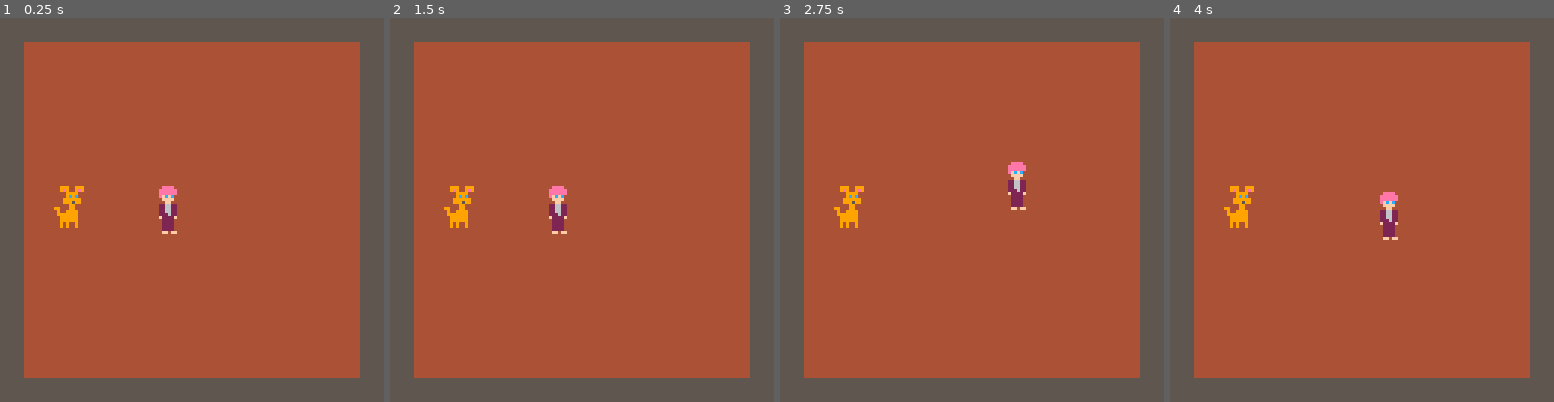
Above: before the commit, frames 1-4 (left to right).
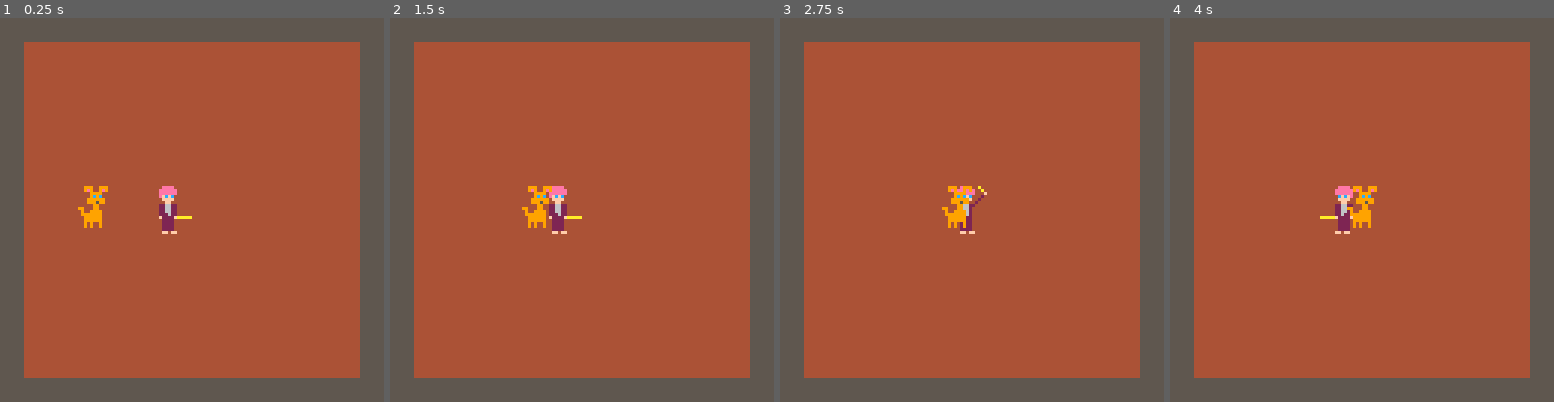
Above: after the commit, the same moments.

Repository: kuhnevan/ims-445-final-project
Game: PICO-8 cartridge final/finalproject.p8
Two runs of this game, one before a commit and one after it. Both use one fixed random seed, a clock stepped at 60 frames per second and the inputs below.
Inputs:
- Up to frame 1 (0.25 s): no input
- Up to frame 2 (1.5 s): tap O (Z key) at 0.7 s
- Up to frame 3 (2.75 s): hold Right 1.6-2.1 s; tap O (Z key) at 1.7, 2.1, 2.5 s; hold Up 2.15-2.42 s; hold Right from 2.47 s (still down)
- Up to frame 4 (4 s): tap O (Z key) at 2.9, 3.3, 3.7 s; release Right at 3.03 s; hold Left 3.08-3.58 s; hold Down 3.63-3.97 s

The runs differ from the first frame. In frame 1, 0.9% of the frame differs, in the area x 14-50%, y 43-55%; in frame 2, 0.9%; in frame 3, 1.6%; in frame 4, 1.8%, in the area x 14-60%, y 43-58%.

Commit message:
Abstracted move functions; Flipped sprites

Diff:
--- a/final/finalproject.p8
+++ b/final/finalproject.p8
@@ -17,10 +17,11 @@
     hasbat = false,
     damage = 0,
     health = 10,
-    sprindex = 9,
+    sprindex = 11,
     width = 2,
     height = 2,
-    speed = 1
+    speed = 1,
+    is_flipped = false
 }
 
 -- initializes the dog
@@ -31,8 +32,11 @@
     sprindex = 7,
     width = 2,
     height = 2,
-    speed = 0
+    speed = 1,
+    is_flipped = false
 }
+
+actors = {p1, dog}
 
 -- when the player has hit an enemy, this function subtracts from that character's health
 function dealdamage(dam)
@@ -47,100 +51,110 @@
     p1.sprindex = 43
     _draw()
     for i = 1, 10 do flip() end
-    p1.sprindex = 9
+    p1.sprindex = 11
     _draw()
 end
 
-function p1:moveleft()
- if p1:nothingleft() then
-  self.x = self.x - p1.speed
- end
-end
-
-function p1:moveright()
- if p1:nothingright() then
-  self.x = self.x + p1.speed
- end
-end
-
-function p1:moveup()
- if p1:nothingabove() then
-  self.y = self.y - p1.speed
- end
-end
-
-function p1:movedown()
- if p1:nothingbelow() then
-  self.y = self.y + p1.speed
- end
-end
-
-function p1:nothingleft()
- if self.x % 8 != 0 then
-  return true
- else
-  sprindexheadlevel = mget((self.x / 8) - 1, self.y / 8)
+function moveleft(actor)
+ if nothingleft(actor) then
+  actor.x = actor.x - actor.speed
+ end
+ actor.is_flipped = true
+end
+
+function moveright(actor)
+ if nothingright(actor) then
+  actor.x = actor.x + actor.speed
+ end
+ actor.is_flipped = false
+end
+
+function moveup(actor)
+ if nothingabove(actor) then
+  actor.y = actor.y - actor.speed
+ end
+end
+
+function movedown(actor)
+ if nothingbelow(actor) then
+  actor.y = actor.y + p1.speed
+ end
+end
+
+function nothingleft(actor)
+ if actor.x % 8 != 0 then
+  return true
+ else
+  sprindexheadlevel = mget((actor.x / 8) - 1, actor.y / 8)
    oneortwoblocksbelow = 1
-  if self.y %8 != 0 then -- if the upperbody is not completely on one and onely one cell
+  if actor.y %8 != 0 then -- if the upperbody is not completely on one and onely one cell
    oneortwoblocksbelow = 2 -- go one cell lower to account for a partially filled cell
   end
-  sprindexfeetlevel = mget((self.x / 8) - 1, (self.y / 8) + oneortwoblocksbelow)
+  sprindexfeetlevel = mget((actor.x / 8) - 1, (actor.y / 8) + oneortwoblocksbelow)
   clearheadlevel = not fget(sprindexheadlevel, 0) -- head and feet occupy two different cells
   clearfeetlevel = not fget(sprindexfeetlevel, 0) -- check for both
   return clearheadlevel and clearfeetlevel
  end
 end
 
-function p1:nothingright()
- if self.x % 8 != 0 then
-  return true
- else
-  sprindexheadlevel = mget((self.x / 8) + 2, self.y / 8)
+function nothingright(actor)
+ if actor.x % 8 != 0 then
+  return true
+ else
+  sprindexheadlevel = mget((actor.x / 8) + 2, actor.y / 8)
   oneortwoblocksbelow = 1
-  if self.y %8 != 0 then -- if the upperbody is not completely on one and onely one cell
+  if actor.y %8 != 0 then -- if the upperbody is not completely on one and onely one cell
    oneortwoblocksbelow = 2 -- go one cell lower to account for a partially filled cell
   end
-  sprindexfeetlevel = mget((self.x / 8) + 1, (self.y / 8) + oneortwoblocksbelow)
+  sprindexfeetlevel = mget((actor.x / 8) + 1, (actor.y / 8) + oneortwoblocksbelow)
   clearheadlevel = not fget(sprindexheadlevel, 0) -- head and feet occupy two different cells
   clearfeetlevel = not fget(sprindexfeetlevel, 0) -- check for both
   return clearheadlevel and clearfeetlevel
  end
 end
 
-function p1:nothingabove()
- if self.y % 8 != 0 then
-  return true
- else
-  sprindex = mget(self.x / 8, (self.y / 8) - 1)
+function nothingabove(actor)
+ if actor.y % 8 != 0 then
+  return true
+ else
+  sprindex = mget(actor.x / 8, (actor.y / 8) - 1)
   return not fget(sprindex, 0)
  end
 end
 
-function p1:nothingbelow()
- if self.y % 8 != 0 then
-  return true
- else
-  sprindex = mget(self.x / 8, (self.y / 8) + 2)
+function nothingbelow(actor)
+ if actor.y % 8 != 0 then
+  return true
+ else
+  sprindex = mget(actor.x / 8, (actor.y / 8) + 2)
   return not fget(sprindex, 0)
  end
 end
 
+function drawactors()
+    for actor in all(actors) do
+     spr(actor.sprindex, actor.x, actor.y, actor.width, actor.height, actor.is_flipped)
+    end
+end
+
 function _update()
- if (btn(0)) then p1:moveleft() end
- if (btn(1)) then p1:moveright() end
- if (btn(2)) then p1:moveup() end
- if (btn(3)) then p1:movedown() end
+ if (btn(0)) then moveleft(p1) end
+ if (btn(1)) then moveright(p1) end
+ if (btn(2)) then moveup(p1) end
+ if (btn(3)) then movedown(p1) end
  if (btnp(4)) then
  	if (p1.sprindex == 11) then	attackanim() end
  end
+ moveright(dog)
 end
 
 
 
 function _draw()
  map(0,0,0,0,16,16)
- spr(p1.sprindex, p1.x, p1.y, p1.width, p1.height)
- spr(dog.sprindex, dog.x, dog.y, dog.width, dog.height)
+ --spr(p1.sprindex, p1.x, p1.y, p1.width, p1.height, p1.is_flipped)
+ --spr(dog.sprindex, dog.x, dog.y, dog.width, dog.height)
+ drawactors()
 
 end
 
